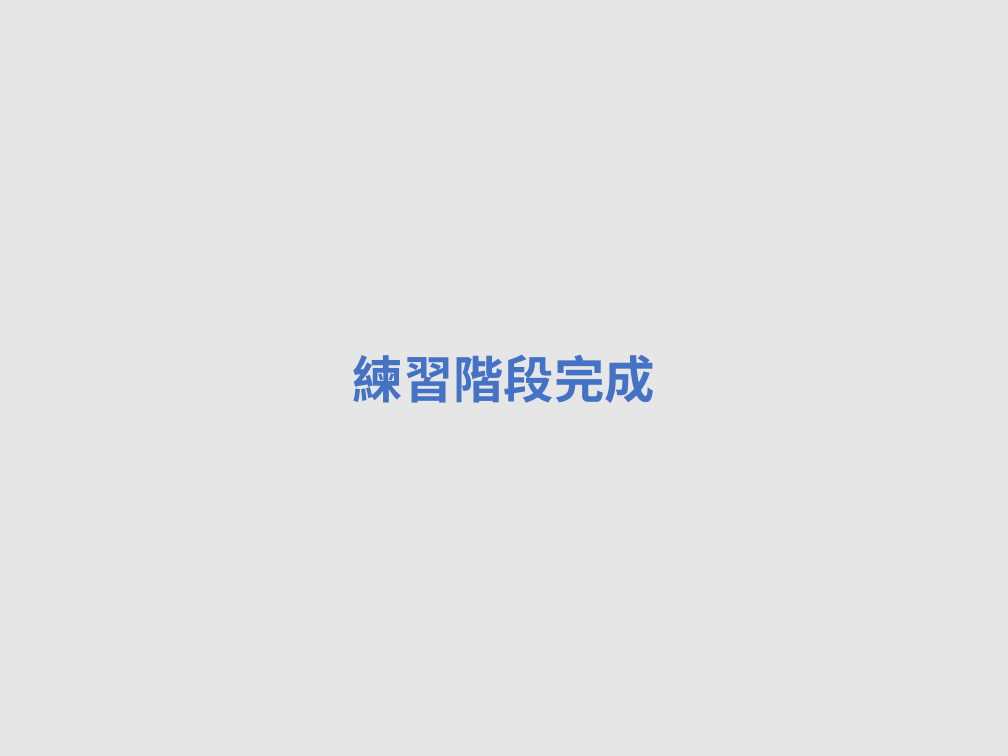
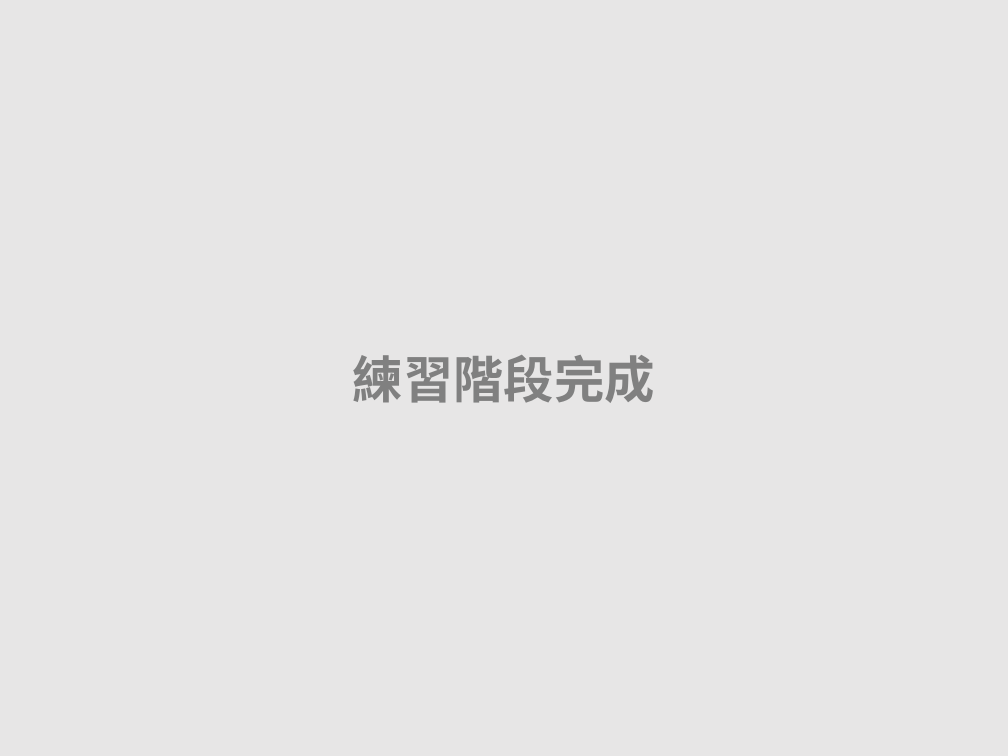
Before and after one commit to EJ-Chang/OSD-Study, a slide deck: slide 19 of WheelOSDtest/StimulusPNG.pptx. Drawn at 1008x756 pixels with LibreOffice and Linux fonts; fonts in the diff are those of the drawing. Boxes give left, top, right and bottom in pixels: in the first picture for what was removed or moved away, otherwise in the second. Text is boxed around its words. In the diff, an @@ line names an element or a change of style, - is before the commit and + after.

```diff
--- a/WheelOSDtest/StimulusPNG.pptx
+++ b/WheelOSDtest/StimulusPNG.pptx
@@ text "練習階段完成" at <box>353,355,655,403</box>: text colour #4472C4 to #808080 @@
```
Also in this commit, not shown: 7 other slides changed, 12 slides added, 12 slides removed, 14 other files.
